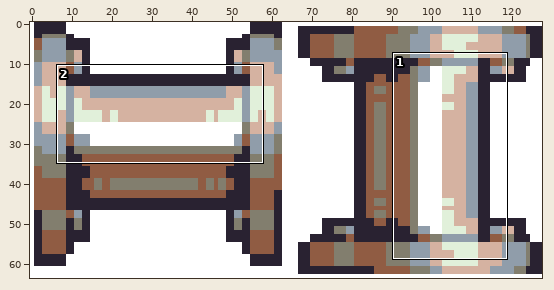
A sprite sheet gets an edit: assets/startPipe.png. Above, an overview of the earlier version with the close-up marked.
Close-up. Old version:
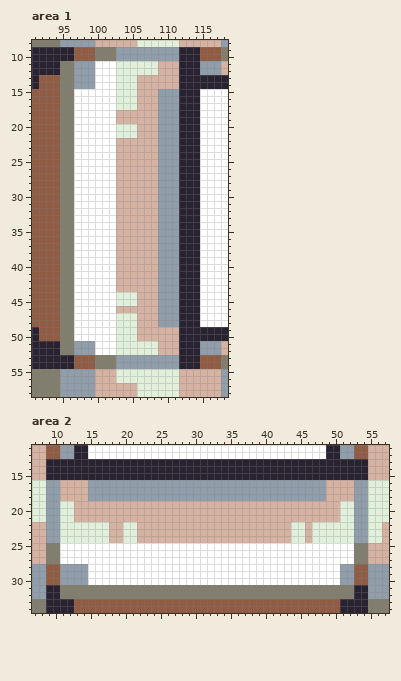
The file is 128x64 pixels. Shown: area 1: x 91..118, y 8..58; area 2: x 7..57, y 11..34.
The result:
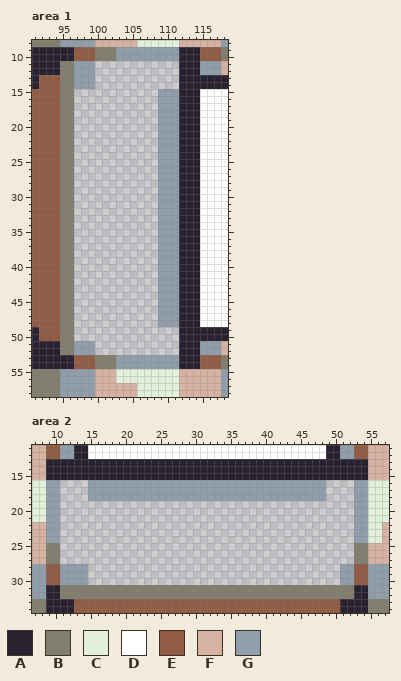
Palette (. is transparent): A #292231  B #827e6e  C #e1f0da  D #ffffff  E #905c43  F #d5b2a1  G #909daa
The edit:
Area 1:
Colour C is removed in rows 11 to 12 at x 103 to 108; in rows 13 to 17 at x 103 to 105; in rows 20 to 21 at x 103 to 105; in rows 44 to 45 at x 103 to 105; in rows 47 to 50 at x 103 to 105; in rows 51 to 52 at x 103 to 108.
Colour D is removed in rows 11 to 14 at x 100 to 102; in rows 15 to 50 at x 97 to 102; in rows 51 to 52 at x 100 to 102.
Colour F is removed in rows 11 to 12 at x 109 to 111; in rows 13 to 14 at x 106 to 111; in rows 15 to 17 at x 106 to 108; in rows 18 to 19 at x 103 to 108; in rows 20 to 21 at x 106 to 108; in rows 22 to 43 at x 103 to 108.
Colour F is removed in rows 44 to 45 at x 106 to 108; in row 46 at x 103 to 108; in rows 47 to 48 at x 106 to 108; in rows 49 to 50 at x 106 to 111; in rows 51 to 52 at x 109 to 111.
Area 2:
Colour C is removed in rows 19 to 21 at x 11 to 12 and 51 to 52; in rows 22 to 24 at x 11 to 17, 20 to 21, 44 to 45 and 47 to 52.
Colour D is removed in rows 25 to 27 at x 11 to 52; in rows 28 to 30 at x 15 to 50.
Colour F is removed in rows 16 to 18 at x 11 to 14 and 49 to 52; in rows 19 to 21 at x 13 to 50; in rows 22 to 24 at x 18 to 19, 22 to 43 and 46.
Boxes around the changes in both close-ups, in picture pixels (x1, y1, x2, y2):
erased: (74, 61, 179, 355)
erased: (60, 480, 354, 585)
